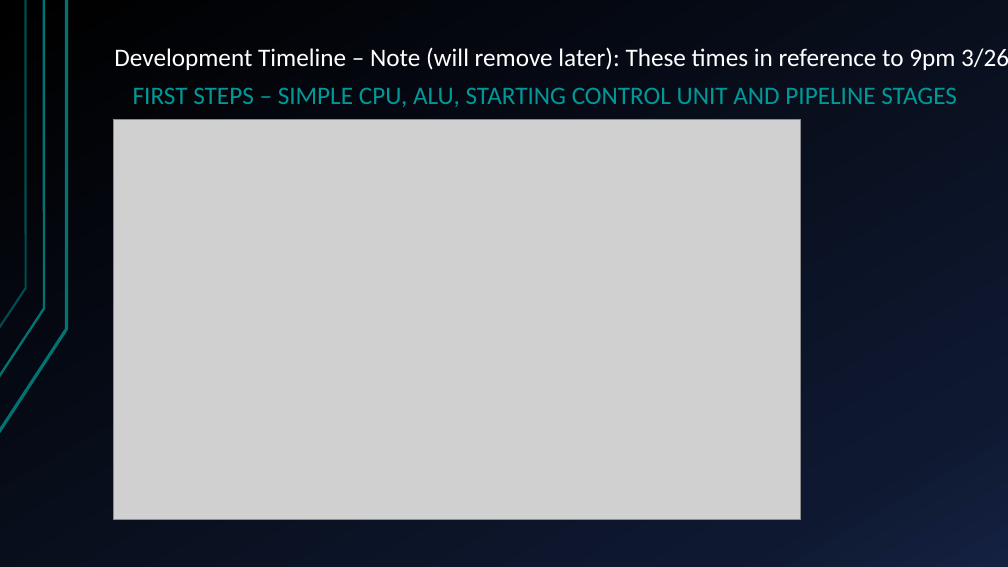
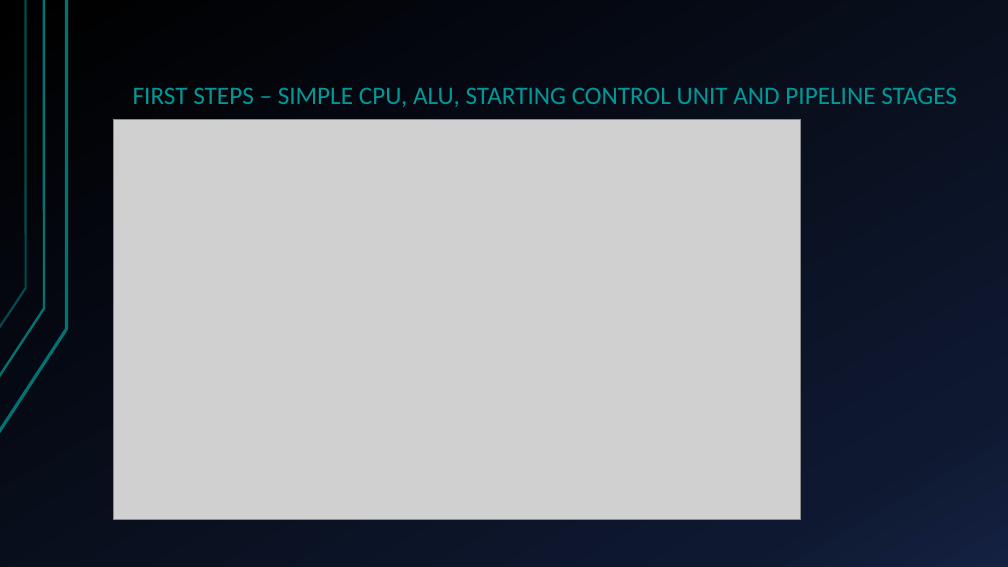
Before and after one commit to HansSanitizer/CENG-450-Project, a slide deck: slide 3 of Documentation/Long-Mann 16-Bit RISC Processor.pptx. Drawn at 1008x567 pixels with LibreOffice and Linux fonts; fonts in the diff are those of the drawing; grey boxes stand for pictures. Boxes give left, top, right and bottom in pixels: in the first picture for what was removed or moved away, otherwise in the second. Text is boxed around its words. In the diff, an @@ line names an element or a change of style, - is before the commit and + after.

```diff
--- a/Documentation/Long-Mann 16-Bit RISC Processor.pptx
+++ b/Documentation/Long-Mann 16-Bit RISC Processor.pptx
@@ text removed at [114, 47, 1008, 70] @@
-Development Timeline – Note (will remove later): These times in reference to 9pm 3/26/2017
```
Also in this commit, not shown: 2 other slides changed, 5 slides removed.
